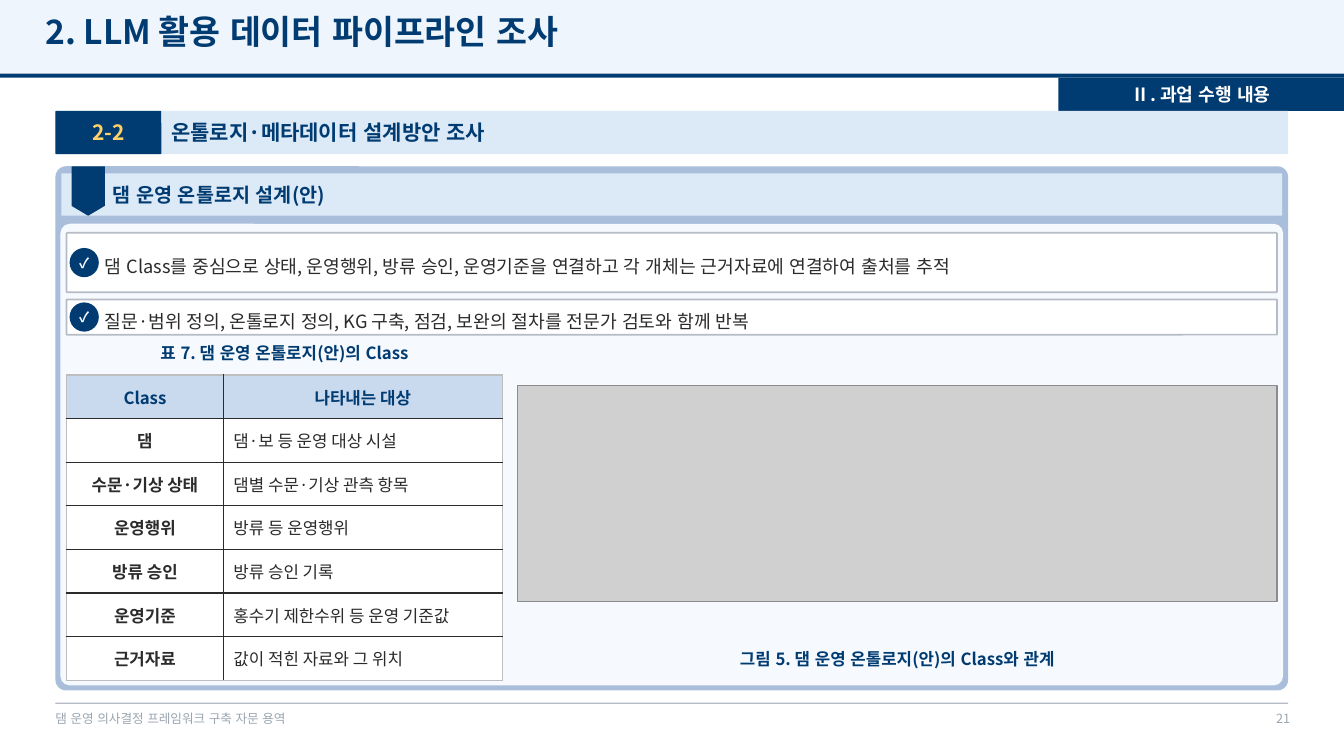
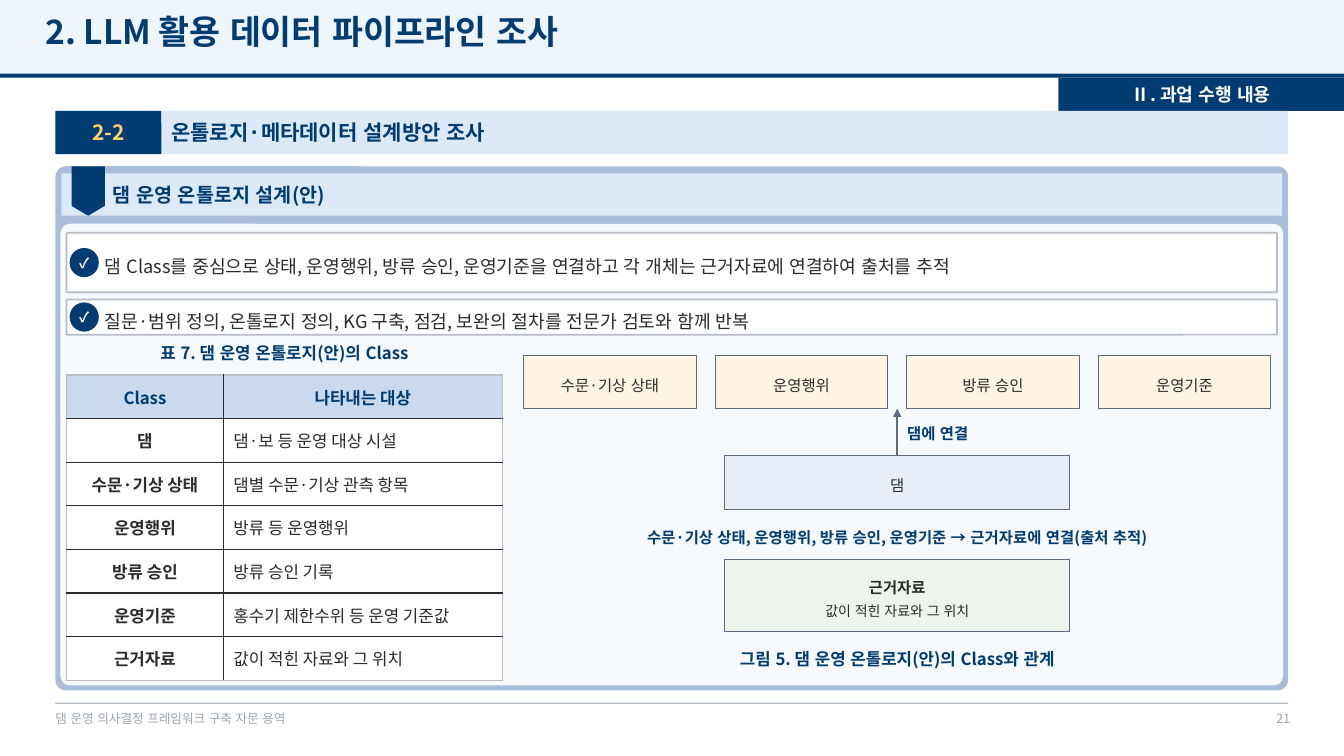
Before and after one commit to mkm1119/KGRAG-LLM, a slide deck: slide 21 of project_khnp/2026.12.09_최종보고회_발표자료_초안.pptx. Drawn at 1344x756 pixels with LibreOffice and Linux fonts; fonts in the diff are those of the drawing; grey boxes stand for pictures; background and template pictures are left out. Boxes give left, top, right and bottom in pixels: in the first picture for what was removed or moved away, otherwise in the second. Text is boxed around its words. In the diff, an @@ line names an element or a change of style, - is before the commit and + after.

```diff
--- a/project_khnp/2026.12.09_최종보고회_발표자료_초안.pptx
+++ b/project_khnp/2026.12.09_최종보고회_발표자료_초안.pptx
@@ rectangle added at [524,355,697,408], fill #FDF5E2, outline #5B6B82 0.75 pt @@
@@ rectangle added at [716,355,888,408], fill #FDF5E2, outline #5B6B82 0.75 pt @@
@@ rectangle added at [907,355,1080,408], fill #FDF5E2, outline #5B6B82 0.75 pt @@
@@ rectangle added at [1098,355,1270,408], fill #FDF5E2, outline #5B6B82 0.75 pt @@
@@ picture removed at [517,385,1277,602] @@
@@ text added at [561,378,659,393], 11 pt, text #2B2B2B @@
+수문·기상 상태
@@ text added at [773,378,830,392], 11 pt, text #2B2B2B @@
+운영행위
@@ text added at [962,378,1023,392], 11 pt, text #2B2B2B @@
+방류 승인
@@ text added at [1156,378,1213,392], 11 pt, text #2B2B2B @@
+운영기준
@@ arrow added from (897, 456) to (897, 408), #5B6B82 1.5 pt @@
@@ text added at [907,426,968,441], 11 pt, text #003B71, bold @@
+댐에 연결
@@ rectangle added at [725,456,1071,509], fill #E8EDFA, outline #5B6B82 0.75 pt @@
@@ text added at [890,478,904,492], 11 pt, text #2B2B2B @@
+댐
@@ text added at [647,530,1147,546], 11 pt, text #003B71, bold @@
+수문·기상 상태, 운영행위, 방류 승인, 운영기준 → 근거자료에 연결(출처 추적)
@@ rectangle added at [725,560,1071,632], fill #EDF4EC, outline #5B6B82 0.75 pt @@
@@ text added at [825,580,970,617], 10 pt, text #2B2B2B @@
+근거자료
+값이 적힌 자료와 그 위치
```
Also in this commit, not shown: 12 other slides changed, 1 slide added, 2 other files.
